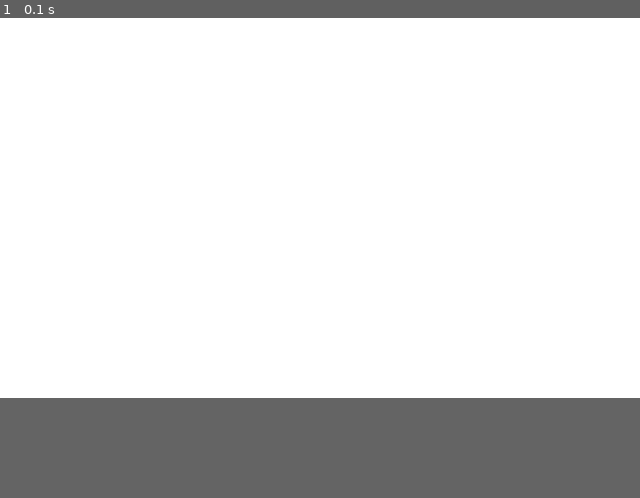
Above: before the commit, frame 1.
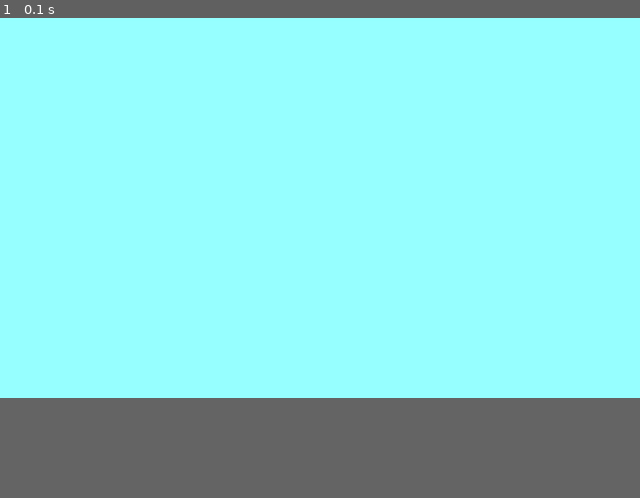
Above: after the commit, the same moment.

Repository: TylerJardine/pygameprototype
Game: pygame game, started from Game.py
Two runs of this game, one before a commit and one after it. Both use one fixed random seed, a clock stepped at 60 frames per second and the inputs below.
Inputs:
- Up to frame 1 (0.1 s): no input

The runs differ from the first frame. In frame 1, 79% of the frame differs, in the area x 0-100%, y 0-80%.

Commit message:
Test Background

Diff:
--- a/Game.py
+++ b/Game.py
@@ -12,7 +12,7 @@
 clock = pygame.time.Clock()
 
 # Colors
-WHITE = (255, 255, 255)
+WHITE = (150, 255, 255)
 GRAY = (100, 100, 100)
 
 # Floor (background rectangle)
